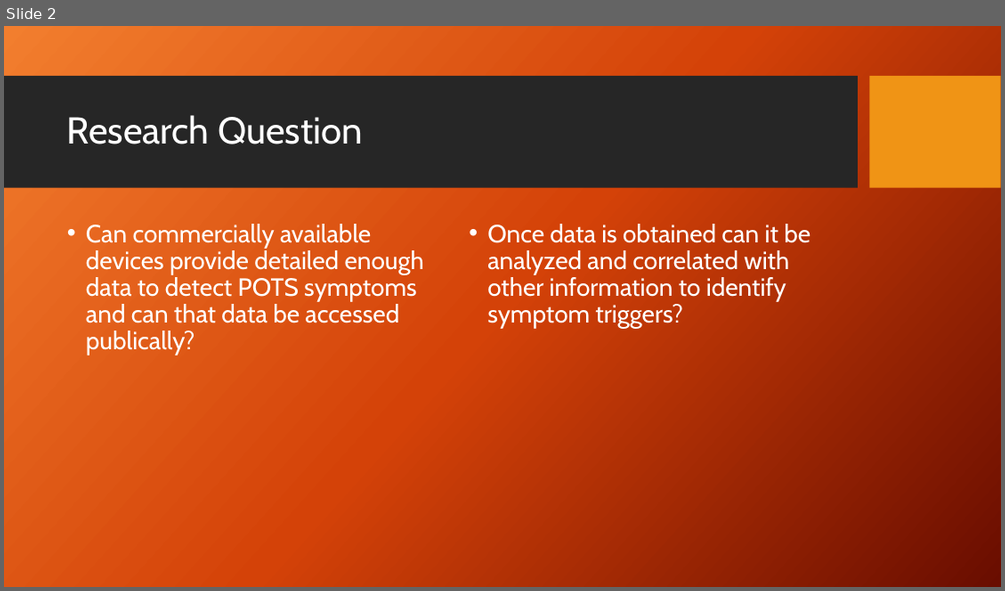
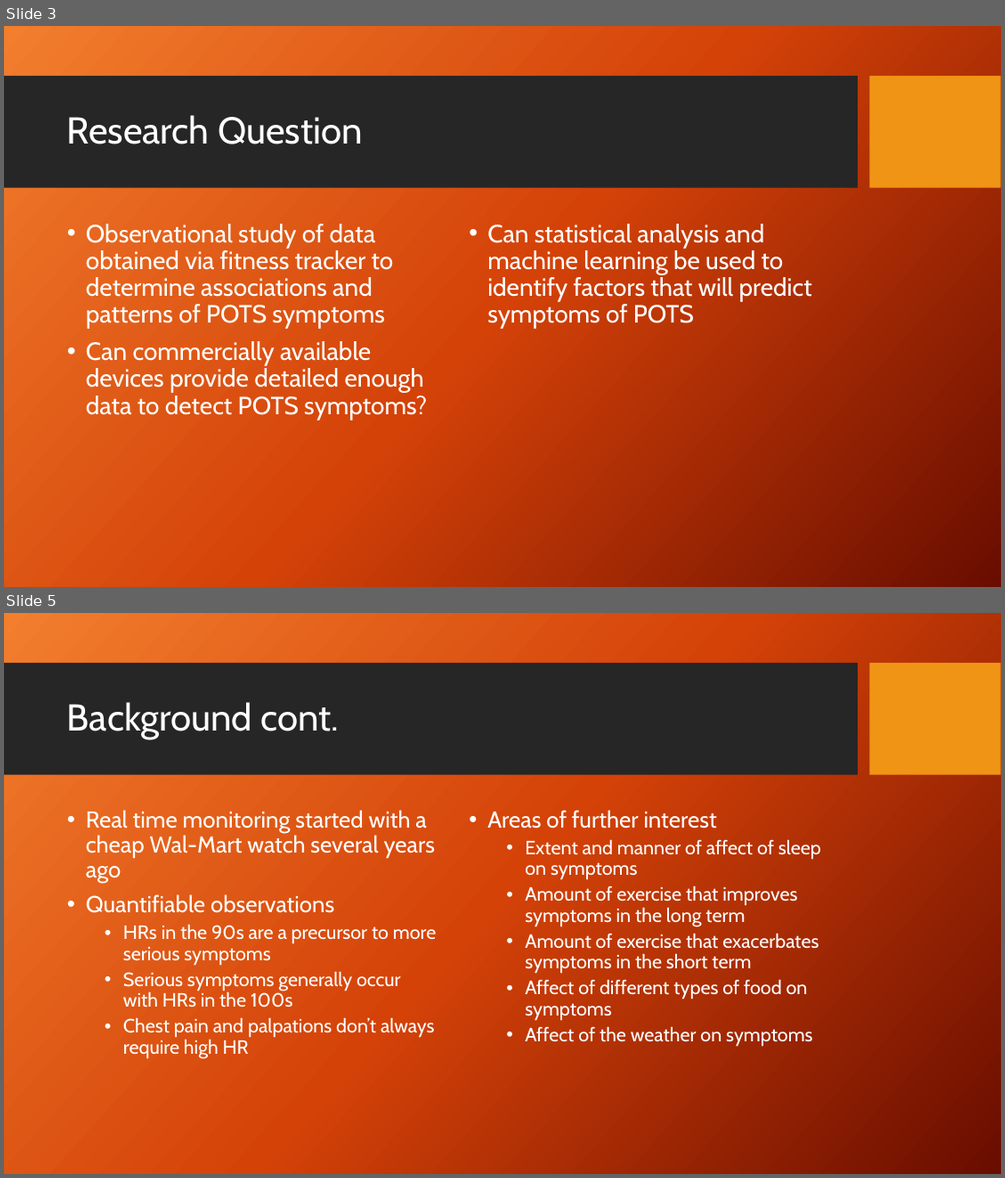
Before and after one commit to julielinx/Practicum1, a slide deck: Practicum 1 presentation.pptx. Shown one above the other, each under a label of ours: slide 2 before the commit, slides 3 and 5 after it; the slides between them are not shown. The pictures are 1005x591 and 1005x1178 pixels, drawn with LibreOffice and Linux fonts; fonts in the diff are those of the drawing; background and template pictures are left out. Boxes give left, top, right and bottom in pixels: in the first picture for what was removed or moved away, otherwise in the second. Text is boxed around its words. In the diff, an @@ line names an element or a change of style, - is before the commit and + after.

```diff
--- a/Practicum 1 presentation.pptx
+++ b/Practicum 1 presentation.pptx
@@ slide 5 added at [4,613,1001,1174], background picture (left out); not listed: 2 template elements that a slide beside it also shows @@
@@ title added at [67,702,339,739], 36 pt, text #FFFFFF @@
+Background cont.
@@ text added at [86,810,436,1058], 18.5 pt, text #FFFFFF @@
+• Real time monitoring started with a cheap Wal-Mart watch several years ago
+• Quantifiable observations
+  • HRs in the 90s are a precursor to more serious symptoms
+  • Serious symptoms generally occur with HRs in the 100s
+  • Chest pain and palpations don’t always require high HR
@@ text added at [487,810,821,1046], 18.5 pt, text #FFFFFF @@
+• Areas of further interest
+  • Extent and manner of affect of sleep on symptoms
+  • Amount of exercise that improves symptoms in the long term
+  • Amount of exercise that exacerbates symptoms in the short term
+  • Affect of different types of food on symptoms
+  • Affect of the weather on symptoms
@@ what was slide 2 is now slide 3 @@
@@ slide 3 changed as well @@
@@ text at [86,224,427,419]: text changed @@
-• Can commercially available devices provide detailed enough data to detect POTS symptoms and can that data be accessed publically?
+• Observational study of data obtained via fitness tracker to determine associations and patterns of POTS symptoms
+• Can commercially available devices provide detailed enough data to detect POTS symptoms?
@@ text at [487,224,812,329]: text changed @@
-• Once data is obtained can it be analyzed and correlated with other information to identify symptom triggers?
+• Can statistical analysis and machine learning be used to identify factors that will predict symptoms of POTS
```
Also in this commit, not shown: 5 other slides changed, 7 other slides added, 1 other file.
